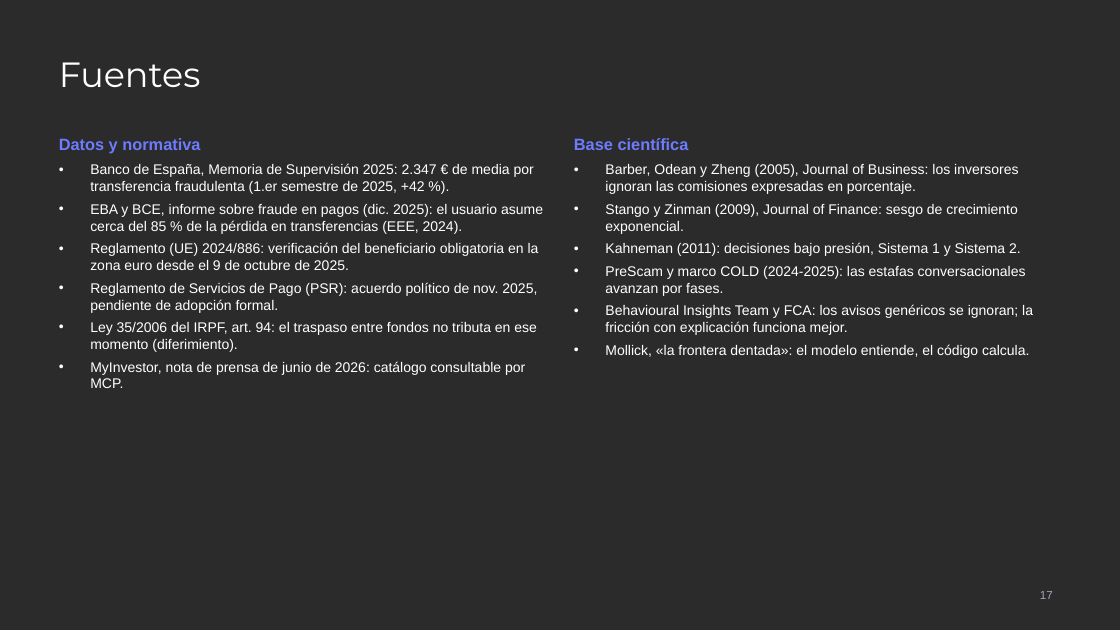
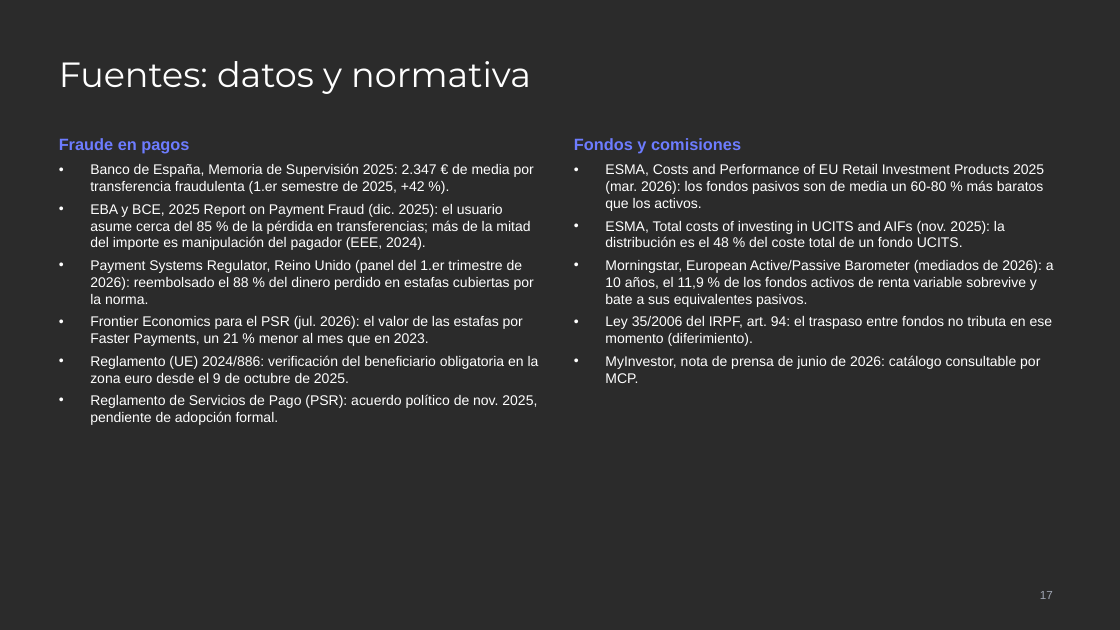
Before and after one commit to MisaelHerreraB/centinela-hackfinance, a slide deck: slide 17 of presentacion/CENTINELA_PRESENTACION_V2.pptx. Drawn at 1120x630 pixels with LibreOffice and Linux fonts; fonts in the diff are those of the drawing; background and template pictures are left out; a plain dark background stands for a picture behind light text. Boxes give left, top, right and bottom in pixels: in the first picture for what was removed or moved away, otherwise in the second. Text is boxed around its words. In the diff, an @@ line names an element or a change of style, - is before the commit and + after.

```diff
--- a/presentacion/CENTINELA_PRESENTACION_V2.pptx
+++ b/presentacion/CENTINELA_PRESENTACION_V2.pptx
@@ title at bbox=[59, 61, 531, 94]: text changed @@
-Fuentes
+Fuentes: datos y normativa
@@ text at bbox=[59, 138, 189, 154]: text changed @@
-Datos y normativa
+Fraude en pagos
@@ text at bbox=[574, 138, 1054, 383]: text changed @@
-Base científica
-• Barber, Odean y Zheng (2005), Journal of Business: los inversores ignoran las comisiones expresadas en porcentaje.
-• Stango y Zinman (2009), Journal of Finance: sesgo de crecimiento exponencial.
-• Kahneman (2011): decisiones bajo presión, Sistema 1 y Sistema 2.
-• PreScam y marco COLD (2024-2025): las estafas conversacionales avanzan por fases.
-• Behavioural Insights Team y FCA: los avisos genéricos se ignoran; la fricción con explicación funciona mejor.
-• Mollick, «la frontera dentada»: el modelo entiende, el código calcula.
+Fondos y comisiones
+• ESMA, Costs and Performance of EU Retail Investment Products 2025 (mar. 2026): los fondos pasivos son de media un 60-80 % más baratos que los activos.
+• ESMA, Total costs of investing in UCITS and AIFs (nov. 2025): la distribución es el 48 % del coste total de un fondo UCITS.
+• Morningstar, European Active/Passive Barometer (mediados de 2026): a 10 años, el 11,9 % de los fondos activos de renta variable sobrevive y bate a sus equivalentes pasivos.
+• Ley 35/2006 del IRPF, art. 94: el traspaso entre fondos no tributa en ese momento (diferimiento).
+• MyInvestor, nota de prensa de junio de 2026: catálogo consultable por MCP.
@@ text at bbox=[90, 204, 534, 346]: text changed @@
-• EBA y BCE, informe sobre fraude en pagos (dic. 2025): el usuario asume cerca del 85 % de la pérdida en transferencias (EEE, 2024).
+• EBA y BCE, 2025 Report on Payment Fraud (dic. 2025): el usuario asume cerca del 85 % de la pérdida en transferencias; más de la mitad del importe es manipulación del pagador (EEE, 2024).
+• Payment Systems Regulator, Reino Unido (panel del 1.er trimestre de 2026): reembolsado el 88 % del dinero perdido en estafas cubiertas por la norma.
+• Frontier Economics para el PSR (jul. 2026): el valor de las estafas por Faster Payments, un 21 % menor al mes que en 2023.
@@ text at bbox=[90, 322, 537, 388]: paragraphs removed @@
-• Ley 35/2006 del IRPF, art. 94: el traspaso entre fondos no tributa en ese momento (diferimiento).
-• MyInvestor, nota de prensa de junio de 2026: catálogo consultable por MCP.
```
Also in this commit, not shown: 1 slide added, 3 other files.
